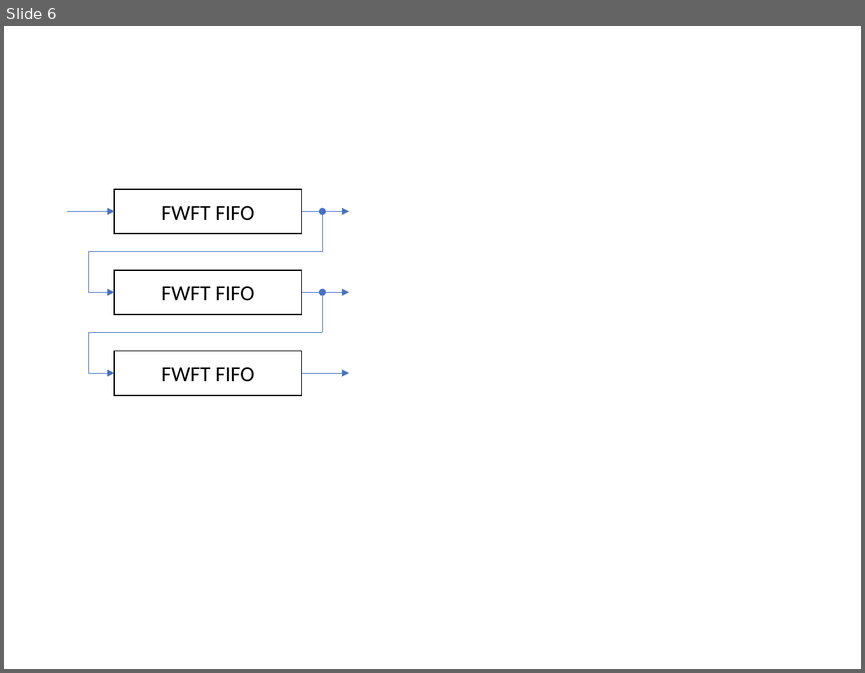
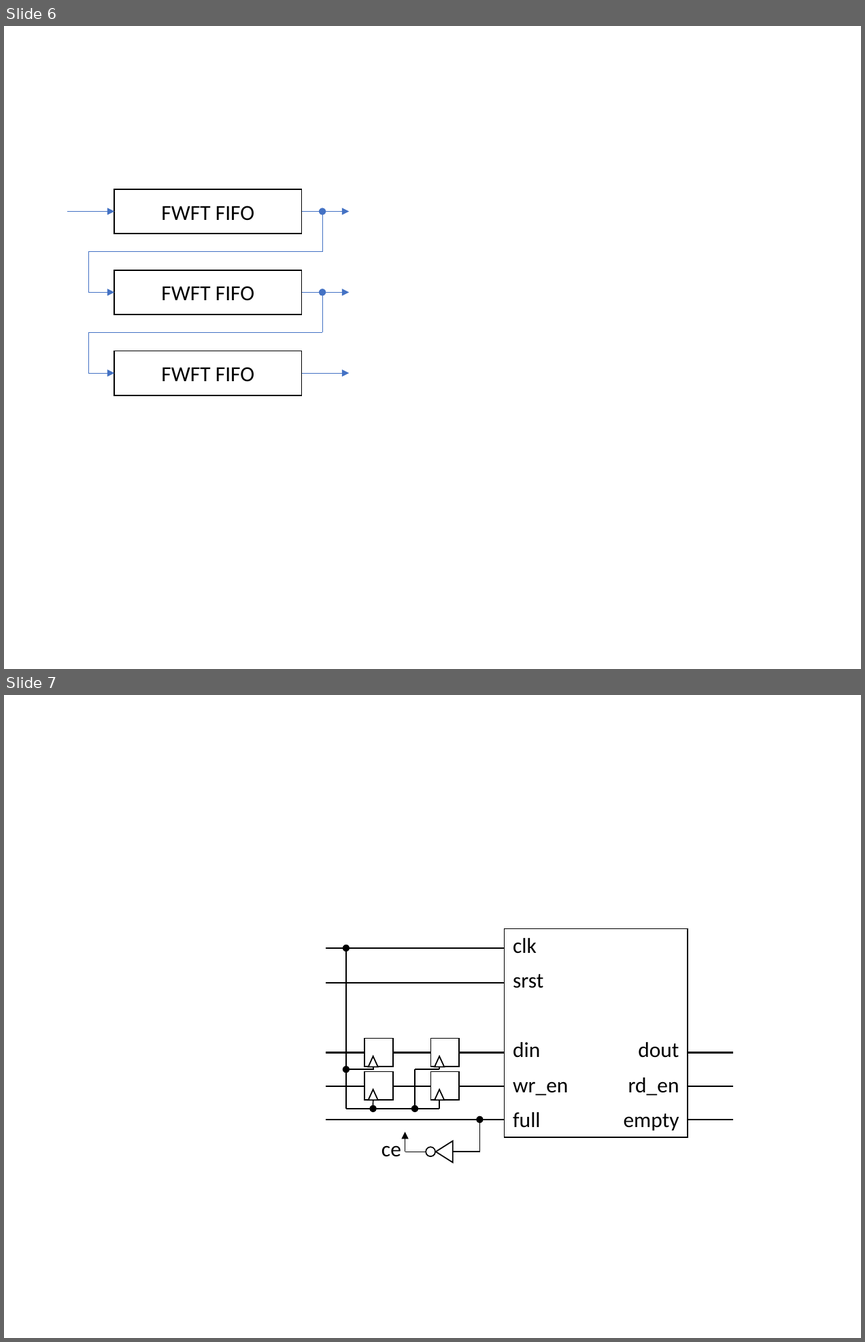
Before and after one commit to HDL-tutorial/documents, a slide deck: figure.pptx. Shown one above the other, each under a label of ours: slide 6 before the commit, slides 6 and 7 after it. The pictures are 865x673 and 865x1342 pixels, drawn with LibreOffice and Linux fonts; fonts in the diff are those of the drawing. Boxes give left, top, right and bottom in pixels: in the first picture for what was removed or moved away, otherwise in the second. Text is boxed around its words. In the diff, an @@ line names an element or a change of style, - is before the commit and + after.

```diff
--- a/figure.pptx
+++ b/figure.pptx
@@ slide 7 added at (4, 695, 861, 1338), background #FFFFFF @@
@@ table added at (504, 929, 689, 1137), 6 rows, 3 columns @@
+clk |  | 
+srst |  | 
+ |  | 
+din |  | dout
+wr_en |  | rd_en
+full |  | empty
@@ group added at (325, 948, 732, 1162): 15 lines, 6 arrows, 5 triangles, 4 rectangles, 1 ellipse, 1 text @@
+ce
```
Also in this commit, not shown: 3 other files.
